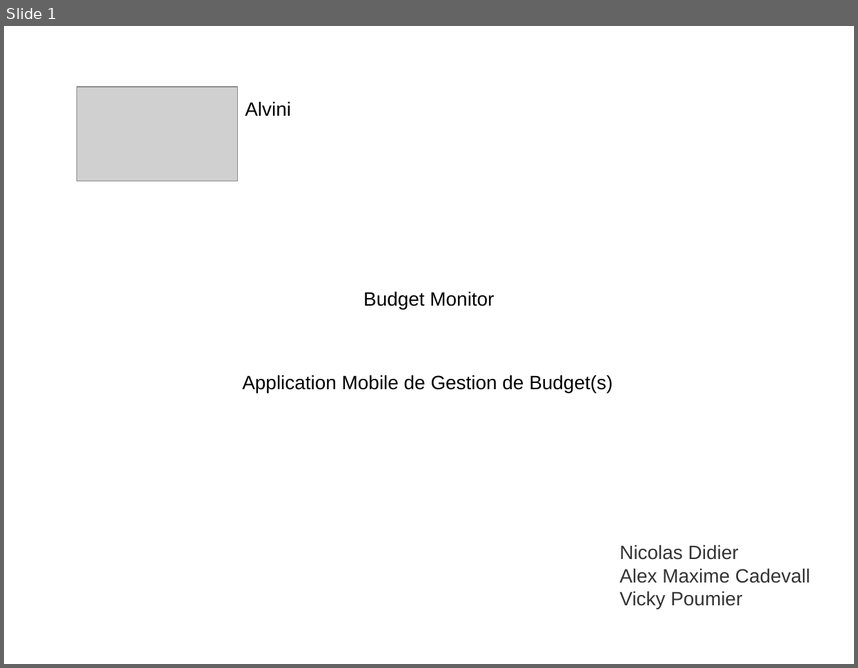
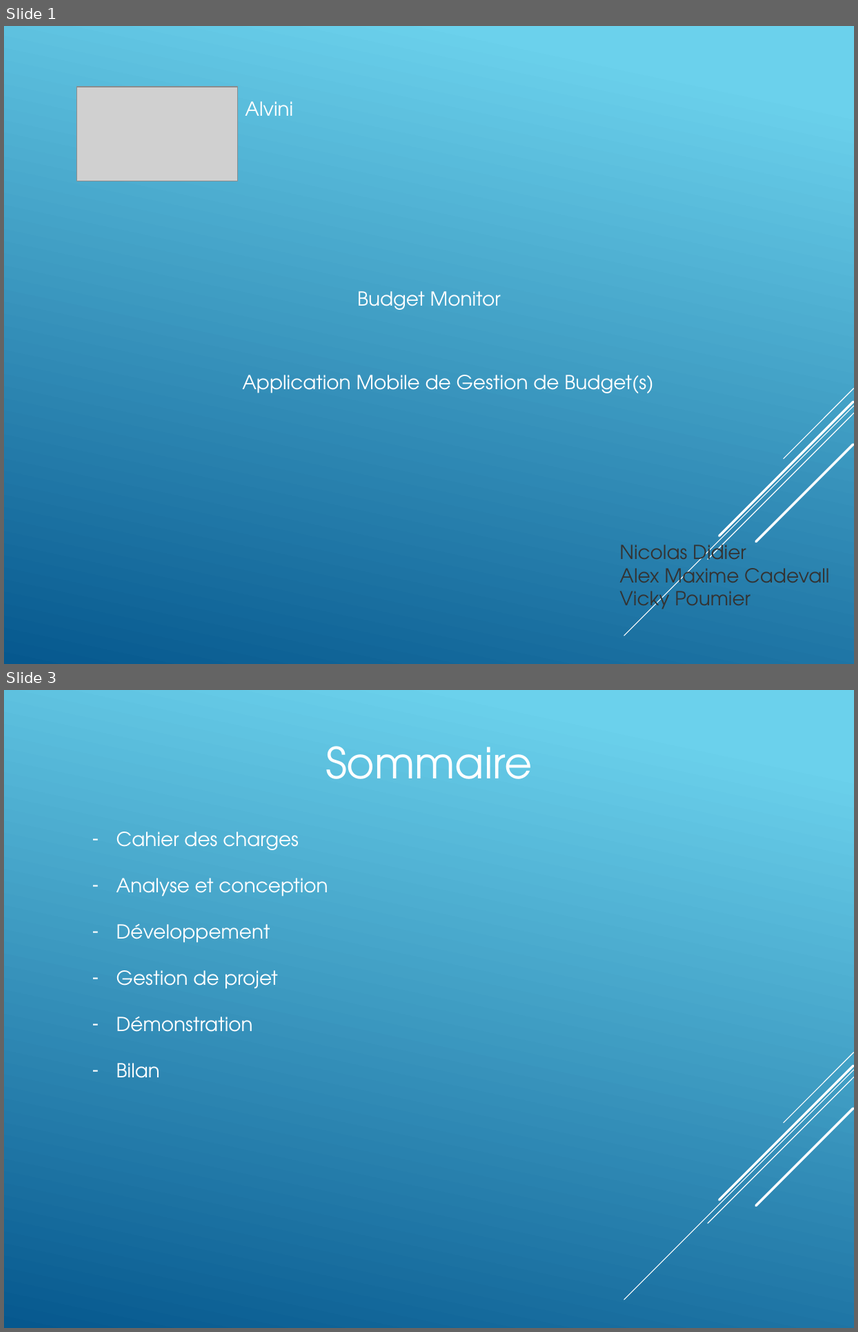
Before and after one commit to Hojalab/budget-monitor, a slide deck: docs/BudgetMonitor.pptx. Shown one above the other, each under a label of ours: slide 1 before the commit, slides 1 and 3 after it; the slides between them are not shown. The pictures are 858x668 and 858x1332 pixels, drawn with LibreOffice and Linux fonts; fonts in the diff are those of the drawing; grey boxes stand for pictures. Boxes give left, top, right and bottom in pixels: in the first picture for what was removed or moved away, otherwise in the second. Text is boxed around its words. In the diff, an @@ line names an element or a change of style, - is before the commit and + after.

```diff
--- a/docs/BudgetMonitor.pptx
+++ b/docs/BudgetMonitor.pptx
@@ slide 3 added at [4, 690, 854, 1328], background gradient #6ED2EB to #06588E; not listed: 5 template elements that a slide beside it also shows @@
@@ text added at [326, 746, 533, 779], 40 pt, text #FFFFFF @@
+Sommaire
@@ text added at [116, 831, 328, 1078], 18 pt, text #FFFFFF @@
+– Cahier des charges
+– Analyse et conception
+– Développement
+– Gestion de projet
+– Démonstration
+– Bilan
@@ slide 1 changed as well @@
@@ background #FFFFFF to gradient #6ED2EB to #06588E @@
@@ font Arial to TeX Gyre Adventor, text colour #000000 to #FFFFFF in 3 elements at [357, 291, 501, 310], [242, 374, 653, 393], [245, 101, 293, 116] @@
@@ group added at [624, 388, 854, 635]: 5 lines @@
@@ text "Nicolas Didier" at [619, 539, 829, 615]: font Arial to TeX Gyre Adventor @@
```
Also in this commit, not shown: 1 other slide changed, 8 other slides added, 2 slides removed, 12 other files.
